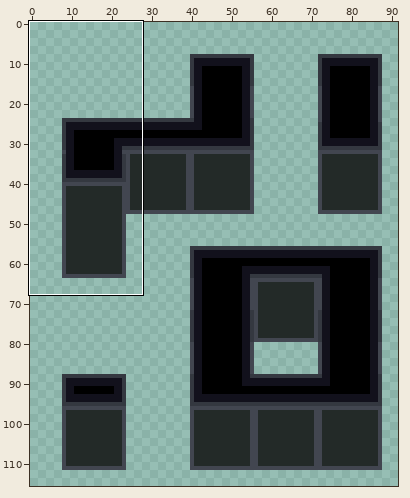
Two states of a pixel-art file, resource/wall/newwall.aseprite. The first picture is a wide view before the edit; the outline marks the close-up.
Close-up. The starting point:
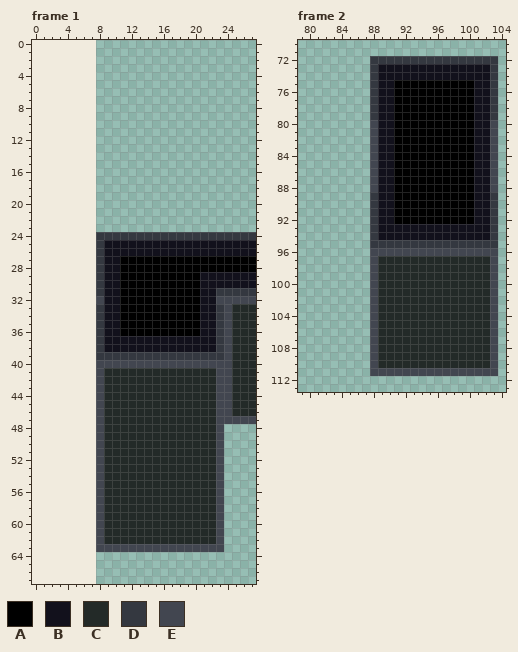
144x144 pixels, 2 frames. Shown: frame 1: x 0..27, y 0..67; frame 2: x 79..104, y 70..113. The old version is drawn lined up with the new one, on the new canvas. The wide view leaves out empty margins. The commit also changed other frames or places, which this record leaves out.
Palette (. is transparent): A #000000  B #12111c  C #232a28  D #343840  E #424650
Pixels before, frame 1, first column x 8:
24 DDDDDDDDDDDDDDDDDDDD
25 DBBBBBBBBBBBBBBBBBBB
26 DBBBBBBBBBBBBBBBBBBB
27 DBBAAAAAAAAAAAAAAAAA
28 DBBAAAAAAAAAAAAAAAAA
29 DBBAAAAAAAAAABBBBBBB
30 DBBAAAAAAAAAABBBBBBB
31 DBBAAAAAAAAAABBDDDDD
32 EBBAAAAAAAAAABBEEEEE
33 DBBAAAAAAAAAABBDECCC
34 DBBAAAAAAAAAABBDECCC
35 DBBAAAAAAAAAABBDECCC
36 DBBAAAAAAAAAABBDECCC
37 DBBBBBBBBBBBBBBDECCC
38 DBBBBBBBBBBBBBBDECCC
39 DDDDDDDDDDDDDDDDECCC
40 EEEEEEEEEEEEEEEEECCC
41 ECCCCCCCCCCCCCCEECCC
42 ECCCCCCCCCCCCCCEECCC
43 ECCCCCCCCCCCCCCEECCC
44 ECCCCCCCCCCCCCCEECCC
45 ECCCCCCCCCCCCCCEECCC
46 ECCCCCCCCCCCCCCEECCC
47 ECCCCCCCCCCCCCCEEEEE
48 ECCCCCCCCCCCCCCE....
49 ECCCCCCCCCCCCCCE....
50 ECCCCCCCCCCCCCCE....
51 ECCCCCCCCCCCCCCE....
52 ECCCCCCCCCCCCCCE....
53 ECCCCCCCCCCCCCCE....
54 ECCCCCCCCCCCCCCE....
55 ECCCCCCCCCCCCCCE....
56 ECCCCCCCCCCCCCCE....
57 ECCCCCCCCCCCCCCE....
58 ECCCCCCCCCCCCCCE....
59 ECCCCCCCCCCCCCCE....
60 ECCCCCCCCCCCCCCE....
61 ECCCCCCCCCCCCCCE....
62 ECCCCCCCCCCCCCCE....
63 EEEEEEEEEEEEEEEE....
Pixels before, frame 2, first column x 88:
 72 DDDDDDDDDDDDDDDD
 73 DBBBBBBBBBBBBBBD
 74 DBBBBBBBBBBBBBBD
 75 DBBAAAAAAAAAABBD
 76 DBBAAAAAAAAAABBD
 77 DBBAAAAAAAAAABBD
 78 DBBAAAAAAAAAABBD
 79 DBBAAAAAAAAAABBD
 80 EBBAAAAAAAAAABBE
 81 EBBAAAAAAAAAABBE
 82 EBBAAAAAAAAAABBE
 83 EBBAAAAAAAAAABBE
 84 EBBAAAAAAAAAABBE
 85 EBBAAAAAAAAAABBE
 86 EBBAAAAAAAAAABBE
 87 EBBAAAAAAAAAABBE
 88 EBBAAAAAAAAAABBE
 89 DBBAAAAAAAAAABBD
 90 DBBAAAAAAAAAABBD
 91 DBBAAAAAAAAAABBD
 92 DBBAAAAAAAAAABBD
 93 DBBBBBBBBBBBBBBD
 94 DBBBBBBBBBBBBBBD
 95 DDDDDDDDDDDDDDDD
 96 EEEEEEEEEEEEEEEE
 97 ECCCCCCCCCCCCCCE
 98 ECCCCCCCCCCCCCCE
 99 ECCCCCCCCCCCCCCE
100 ECCCCCCCCCCCCCCE
101 ECCCCCCCCCCCCCCE
102 ECCCCCCCCCCCCCCE
103 ECCCCCCCCCCCCCCE
104 ECCCCCCCCCCCCCCE
105 ECCCCCCCCCCCCCCE
106 ECCCCCCCCCCCCCCE
107 ECCCCCCCCCCCCCCE
108 ECCCCCCCCCCCCCCE
109 ECCCCCCCCCCCCCCE
110 ECCCCCCCCCCCCCCE
111 EEEEEEEEEEEEEEEE
Now the later version:
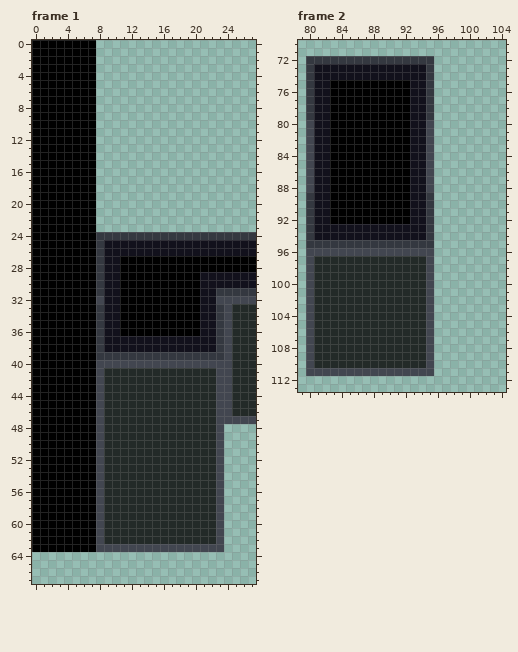
Changes in this commit:
canvas 144x144 -> 160x144, the old top-left corner now at 8,0
Frame 1:
The author put colour A in rows 0 to 63 at x 0 to 7.
Frame 2:
The author put colour A in rows 75 to 92 at x 83 to 87.
Colour B becomes colour A in rows 75 to 92 at x 89 to 90.
Colour D becomes colour A in rows 75 to 79 at x 88; in rows 89 to 92 at x 88.
Colour E becomes colour A in rows 80 to 88 at x 88.
The author put colour B in rows 73 to 74 at x 81 to 87; in rows 75 to 92 at x 81 to 82; in rows 93 to 94 at x 81 to 87.
Colour A becomes colour B in rows 75 to 92 at x 93 to 94.
Colour D becomes colour B in rows 73 to 74 at x 88; in rows 93 to 94 at x 88.
The author put colour C in rows 97 to 110 at x 81 to 87.
Colour E becomes colour C in rows 97 to 110 at x 88.
The author put colour D in row 72 at x 80 to 87; in rows 73 to 79 at x 80; in rows 89 to 94 at x 80; in row 95 at x 80 to 87.
Colour A becomes colour D in rows 75 to 79 at x 95; in rows 89 to 92 at x 95.
Colour B becomes colour D in rows 73 to 74 at x 95; in rows 93 to 94 at x 95.
The author put colour E in rows 80 to 88 at x 80; in row 96 at x 80 to 87; in rows 97 to 110 at x 80; in row 111 at x 80 to 87.
Colour A becomes colour E in rows 80 to 88 at x 95.
Colour C becomes colour E in rows 97 to 110 at x 95.
The author cleared colour A in rows 75 to 92 at x 96 to 100.
The author cleared colour B in rows 73 to 74 at x 96 to 102; in rows 75 to 92 at x 101 to 102; in rows 93 to 94 at x 96 to 102.
The author cleared colour C in rows 97 to 110 at x 96 to 102.
The author cleared colour D in row 72 at x 96 to 103; in rows 73 to 79 at x 103; in rows 89 to 94 at x 103; in row 95 at x 96 to 103.
The author cleared colour E in rows 80 to 88 at x 103; in row 96 at x 96 to 103; in rows 97 to 110 at x 103; in row 111 at x 96 to 103.
